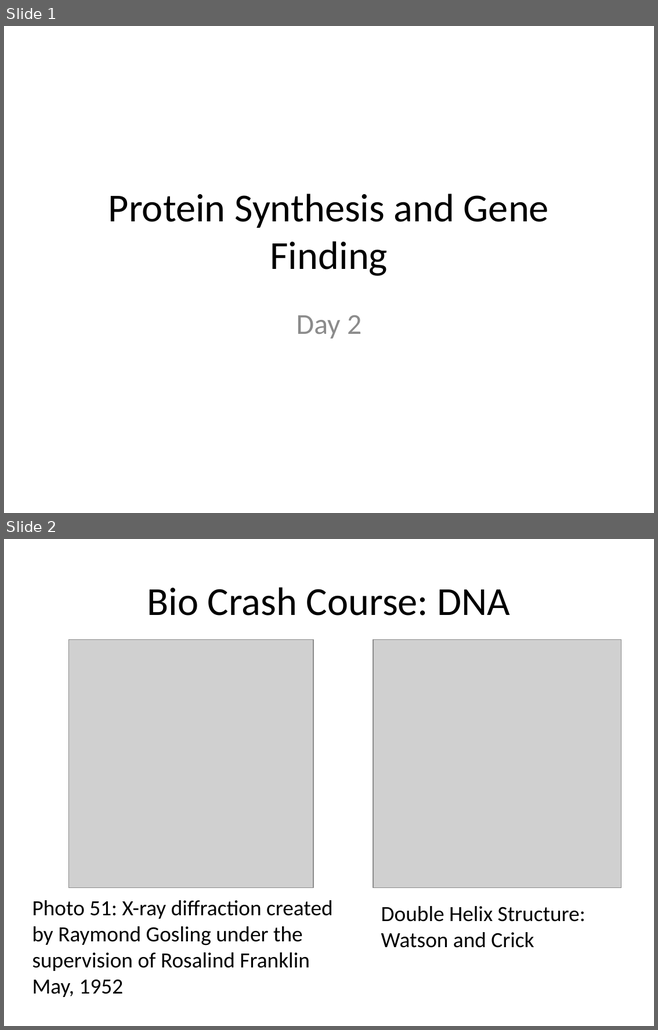
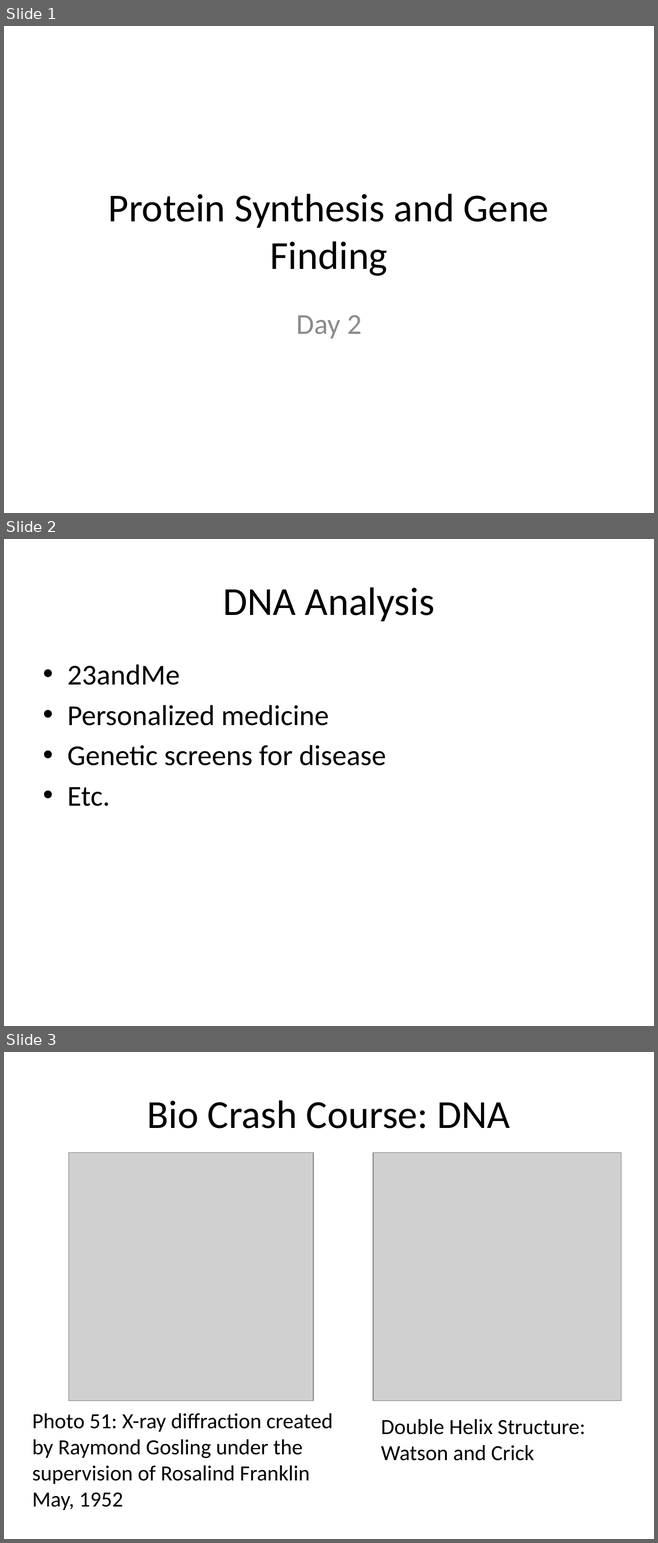
Before and after one commit to sd17fall/softdes.web, a slide deck: files/slides/Day02.pptx. Shown one above the other, each under a label of ours: slides 1 and 2 before the commit, slides 1, 2 and 3 after it. The pictures are 658x1030 and 658x1543 pixels, drawn with LibreOffice and Linux fonts; fonts in the diff are those of the drawing; grey boxes stand for pictures. Boxes give left, top, right and bottom in pixels: in the first picture for what was removed or moved away, otherwise in the second. Text is boxed around its words. In the diff, an @@ line names an element or a change of style, - is before the commit and + after.

```diff
--- a/files/slides/Day02.pptx
+++ b/files/slides/Day02.pptx
@@ slide 2 added at (4,539,654,1026), background #FFFFFF @@
@@ title added at (223,587,435,621), 44 pt, text #000000 @@
+DNA Analysis
@@ text added at (67,664,386,806), 32 pt, text #000000 @@
+• 23andMe
+• Personalized medicine
+• Genetic screens for disease
+• Etc.
@@ what was slide 2 is now slide 3 @@
```
Also in this commit, not shown: 9 slides changed, 1 slide removed, 1 other file.
